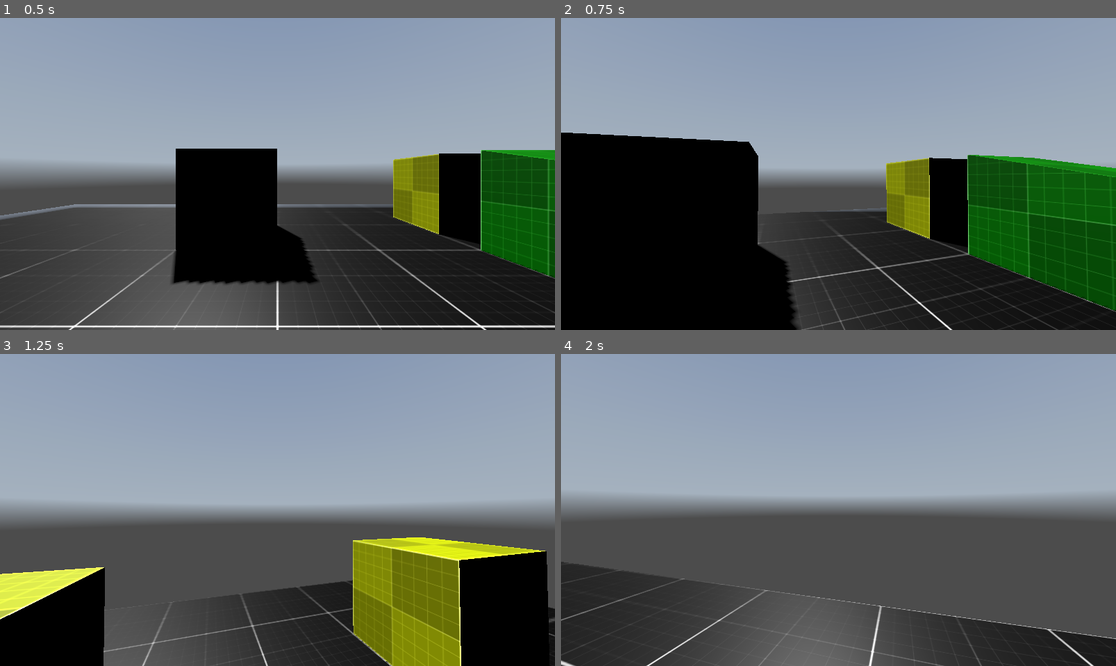
Above: before the commit, frames 1-4 (two rows, left to right).
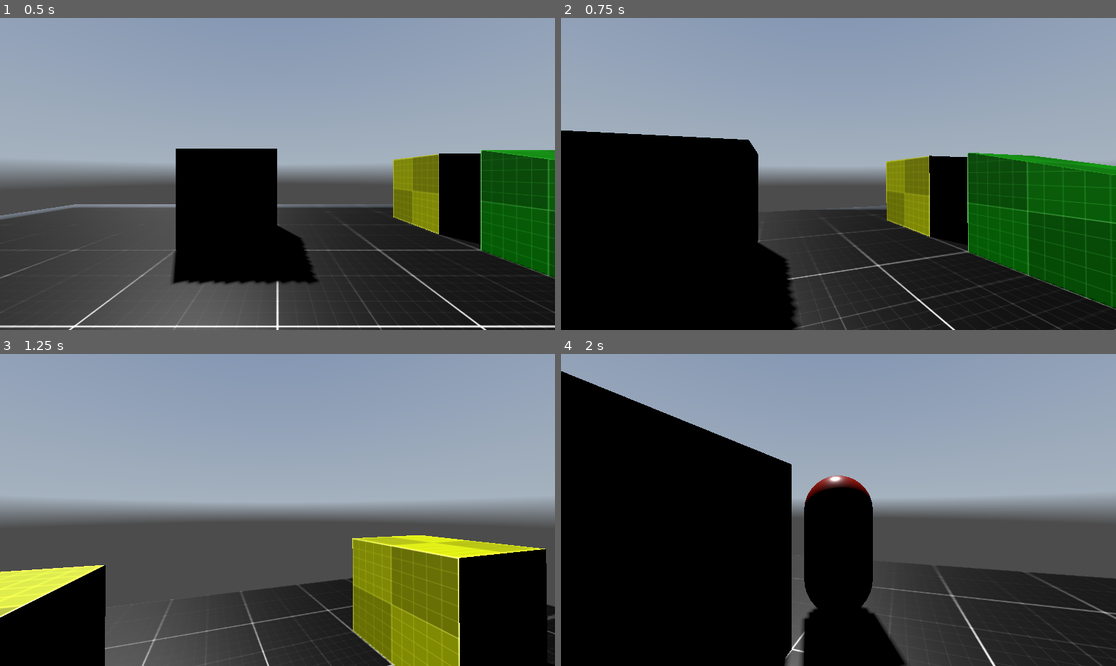
Above: after the commit, the same moments.

Repository: Ednaxx/the_fps_project
Game: Godot game, scene res://levels/level_001.tscn
Same seed, same stepped clock (60 frames per second), same inputs: the game is played once before the commit and once after it. A sky picture missing from this copy of the repository is replaced by a grey-blue gradient.
Inputs (mouse positions are in pixels of both pictures, inside the frame that each line leads up to):
- Up to frame 1 (0.5 s): no input
- Up to frame 2 (0.75 s): tap Enter at 0.5 s; move the mouse to (866, 174) at 0.52 s; hold W (move_forward) from 0.53 s (still down); tap Mouse wheel up (third_person_zoom_in, bound only after the … at 0.6 s
- Up to frame 3 (1.25 s): keep holding W (move_forward); tap Space (jump) at 0.77 s; tap Mouse wheel down (third_person_zoom_out, bound only after t… at 0.8 s
- Up to frame 4 (2 s): keep holding W (move_forward); move the mouse to (810, 510) at 1.27 s; tap Mouse wheel down (third_person_zoom_out, bound only after t… at 1.35 s; tap Space (jump) at 1.52 s; tap F (toggle_camera, bound only after the commit) at 1.55 s

Frame 1 is identical in both runs. In frame 2, 3.0% of the frame differs, in the area x 0-100%, y 36-100%; in frame 3, 2.6%; in frame 4, 47%, in the area x 0-100%, y 5-100%.

Commit message:
feat: add first/3rd person camera toggle and zoom in/out features

Diff:
--- a/controllers/player_controller.tscn
+++ b/controllers/player_controller.tscn
@@ -11,15 +11,22 @@
 [node name="CharacterBody3D" type="CharacterBody3D"]
 script = ExtResource("1_w1pnm")
 
-[node name="Camera3D" type="Camera3D" parent="."]
-transform = Transform3D(1, 0, 0, 0, 1, 0, 0, 0, 1, 0, 1.5, 0)
-
-[node name="ReflectionProbe" type="ReflectionProbe" parent="Camera3D"]
-update_mode = 1
-
 [node name="CollisionShape3D" type="CollisionShape3D" parent="."]
 transform = Transform3D(1, 0, 0, 0, 1, 0, 0, 0, 1, 0, 1, 0)
 shape = SubResource("CapsuleShape3D_358br")
 
 [node name="MeshInstance3D" type="MeshInstance3D" parent="CollisionShape3D"]
 mesh = SubResource("CapsuleMesh_8boyt")
+
+[node name="CameraPivot" type="Node3D" parent="."]
+transform = Transform3D(1, 0, 0, 0, 1, 0, 0, 0, 1, 0, 1.5, 0)
+
+[node name="FirstPersonCamera" type="Camera3D" parent="CameraPivot"]
+
+[node name="ReflectionProbe" type="ReflectionProbe" parent="CameraPivot/FirstPersonCamera"]
+update_mode = 1
+
+[node name="SpringArm3D" type="SpringArm3D" parent="CameraPivot"]
+spring_length = 3.0
+
+[node name="ThirdPersonCamera" type="Camera3D" parent="CameraPivot/SpringArm3D"]
--- a/controllers/scripts/player_controller.gd
+++ b/controllers/scripts/player_controller.gd
@@ -4,12 +4,23 @@
 @export var SPEED := 5.0
 @export var JUMP_VELOCITY := 4.5
 
-@export var X_MOUSE_SENSITIVITY := 0.3
-@export var Y_MOUSE_SENSITIVITY := 0.2
-@export var TILT_LOWER_LIMIT := -90.0
-@export var TILT_UPPER_LIMIT := 90.0
-@export var CAMERA_CONTROLLER: Camera3D
+@export var FIRST_PERSON_X_MOUSE_SENSITIVITY := 0.3
+@export var FIRST_PERSON_Y_MOUSE_SENSITIVITY := 0.2
+@export var THIRD_PERSON_X_MOUSE_SENSITIVITY := 0.3
+@export var THIRD_PERSON_Y_MOUSE_SENSITIVITY := 0.2
 
+@export var FIRST_PERSON_TILT_LIMIT := deg_to_rad(90)
+@export var THIRD_PERSON_TILT_LIMIT := deg_to_rad(60)
+
+@export var CAMERA_ZOOM_OUT_LIMIT := 20.0
+@export var CAMERA_ZOOM_IN_LIMIT := 1.0
+@export var CAMERA_ZOOM_SPEED := 10.0
+
+@export var CAMERA_PIVOT: Node3D
+@export var CAMERA_ARM: SpringArm3D
+var is_first_person := true
+
+var _target_camera_distance: float
 var _mouse_rotation: Vector3
 var _rotation_input: float
 var _tilt_input: float
@@ -17,44 +28,32 @@
 var _player_rotation: Vector3
 
 
+func _ready() -> void:
+	CAMERA_PIVOT = $CameraPivot
+	CAMERA_ARM = $CameraPivot/SpringArm3D
+	_target_camera_distance = CAMERA_ARM.spring_length
+	$CameraPivot/FirstPersonCamera.make_current()
+	Input.mouse_mode = Input.MOUSE_MODE_CAPTURED
+
 func _input(event: InputEvent) -> void:
 	if event.is_action_pressed("exit"):
 		get_tree().quit()
-
+	elif event.is_action_pressed("toggle_camera"):
+		toggle_camera()
+	elif (Input.is_action_just_pressed("third_person_zoom_in") and !is_first_person):
+		_target_camera_distance = clamp(_target_camera_distance - 1.0, CAMERA_ZOOM_IN_LIMIT, CAMERA_ZOOM_OUT_LIMIT)
+	elif (Input.is_action_just_pressed("third_person_zoom_out") and !is_first_person):
+		_target_camera_distance = clamp(_target_camera_distance + 1.0, CAMERA_ZOOM_IN_LIMIT, CAMERA_ZOOM_OUT_LIMIT)
 
 func _unhandled_input(event: InputEvent) -> void:
 	if (event is InputEventMouseMotion and Input.get_mouse_mode() == Input.MOUSE_MODE_CAPTURED):
-		_rotation_input = -event.relative.x * X_MOUSE_SENSITIVITY
-		_tilt_input = -event.relative.y * Y_MOUSE_SENSITIVITY
-
-
-func _update_camera(delta: float) -> void:
-	_mouse_rotation.x += _tilt_input * delta
-	_mouse_rotation.x = clamp(_mouse_rotation.x + _tilt_input * delta, deg_to_rad(TILT_LOWER_LIMIT), deg_to_rad(TILT_UPPER_LIMIT))
-	_mouse_rotation.y += _rotation_input * delta
-
-	_player_rotation = Vector3(0, _mouse_rotation.y, 0)
-	_camera_rotation = Vector3(_mouse_rotation.x, 0, 0)
-
-	CAMERA_CONTROLLER.transform.basis = Basis.from_euler(_camera_rotation)
-	CAMERA_CONTROLLER.rotation.z = 0.0
-
-	global_transform.basis = Basis.from_euler(_player_rotation)
-
-	_rotation_input = 0
-	_tilt_input = 0
-
-
-func _ready() -> void:
-	CAMERA_CONTROLLER = $Camera3D
-	Input.mouse_mode = Input.MOUSE_MODE_CAPTURED
-
+		handle_mouse_motion(event)
 
 func _physics_process(delta: float) -> void:
 	if not is_on_floor():
 		velocity += get_gravity() * delta
 
-	_update_camera(delta)
+	update_camera(delta)
 
 	if Input.is_action_just_pressed("jump") and is_on_floor():
 		velocity.y = JUMP_VELOCITY
@@ -73,3 +72,50 @@
 	else:
 		velocity.x = move_toward(velocity.x, 0, SPEED)
 		velocity.z = move_toward(velocity.z, 0, SPEED)
+
+func toggle_camera() -> void:
+	is_first_person = !is_first_person
+	if is_first_person:
+		$CameraPivot/FirstPersonCamera.make_current()
+		Input.mouse_mode = Input.MOUSE_MODE_CAPTURED
+	else:
+		$CameraPivot/SpringArm3D/ThirdPersonCamera.make_current()
+		CAMERA_PIVOT.rotation_degrees.x = 0.0
+		CAMERA_PIVOT.rotation_degrees.y = 0.0
+		CAMERA_PIVOT.rotation_degrees.z = 0.0
+
+func handle_mouse_motion(event: InputEventMouseMotion) -> void:
+	if is_first_person:
+		_rotation_input = event.relative.x * FIRST_PERSON_X_MOUSE_SENSITIVITY
+		_tilt_input = -event.relative.y * FIRST_PERSON_Y_MOUSE_SENSITIVITY
+	else:
+		_rotation_input = event.relative.x * THIRD_PERSON_X_MOUSE_SENSITIVITY
+		_tilt_input = -event.relative.y * THIRD_PERSON_Y_MOUSE_SENSITIVITY
+
+func update_camera(delta: float) -> void:
+	if !is_first_person:
+		CAMERA_ARM.spring_length = lerp(CAMERA_ARM.spring_length, _target_camera_distance, CAMERA_ZOOM_SPEED * delta)
+
+	_mouse_rotation.x += _tilt_input * delta
+
+	if is_first_person:
+		_mouse_rotation.x = clamp(_mouse_rotation.x, -FIRST_PERSON_TILT_LIMIT, FIRST_PERSON_TILT_LIMIT)
+	else:
+		_mouse_rotation.x = clamp(_mouse_rotation.x, -THIRD_PERSON_TILT_LIMIT, THIRD_PERSON_TILT_LIMIT)
+
+	_mouse_rotation.y -= _rotation_input * delta
+
+	_player_rotation = Vector3(0, _mouse_rotation.y, 0)
+	_camera_rotation = Vector3(_mouse_rotation.x, 0, 0)
+
+	if is_first_person:
+		CAMERA_PIVOT.transform.basis = Basis.from_euler(_camera_rotation)
+		CAMERA_PIVOT.rotation.z = 0.0
+	else:
+		CAMERA_PIVOT.transform.basis = Basis.from_euler(_camera_rotation)
+		CAMERA_PIVOT.rotation.z = 0.0
+
+	global_transform.basis = Basis.from_euler(_player_rotation)
+
+	_rotation_input = 0
+	_tilt_input = 0
--- a/materials/grid.tres
+++ b/materials/grid.tres
@@ -64,9 +64,11 @@
 render_priority = 0
 shader = SubResource("Shader_cwof1")
 shader_parameter/albedo = Color(0, 0, 0, 1)
+shader_parameter/texture_albedo = ExtResource("1_57ppx")
 shader_parameter/point_size = 1.0
 shader_parameter/roughness = 0.5
-shader_parameter/metallic_texture_channel = null
+shader_parameter/metallic_texture_channel = Vector4(0, 0, 0, 0)
+shader_parameter/texture_roughness = ExtResource("1_57ppx")
 shader_parameter/specular = 0.5
 shader_parameter/metallic = 0.0
 shader_parameter/uv1_blend_sharpness = 1.0
@@ -74,5 +76,3 @@
 shader_parameter/uv1_offset = Vector3(0, 0, 0)
 shader_parameter/uv2_scale = Vector3(1, 1, 1)
 shader_parameter/uv2_offset = Vector3(0, 0, 0)
-shader_parameter/texture_albedo = ExtResource("1_57ppx")
-shader_parameter/texture_roughness = ExtResource("1_57ppx")
--- a/project.godot
+++ b/project.godot
@@ -51,6 +51,23 @@
 "events": [Object(InputEventKey,"resource_local_to_scene":false,"resource_name":"","device":-1,"window_id":0,"alt_press …(195 unchanged characters)…
 ]
 }
+toggle_camera={
+"deadzone": 0.2,
+"events": [Object(InputEventKey,"resource_local_to_scene":false,"resource_name":"","device":-1,"window_id":0,"alt_pressed":false,"shift_pressed":false,"ctrl_pressed":false,"meta_pressed":false,"pressed":false,"keycode":0,"physical_keycode":70,"key_label":0,"unicode":102,"location":0,"echo":false,"script":null)
+]
+}
+third_person_zoom_in={
+"deadzone": 0.2,
+"events": [Object(InputEventMouseButton,"resource_local_to_scene":false,"resource_name":"","device":-1,"window_id":0,"alt_pressed":false,"shift_pressed":false,"ctrl_pressed":false,"meta_pressed":false,"button_mask":0,"position":Vector2(0, 0),"global_position":Vector2(0, 0),"factor":1.0,"button_index":4,"canceled":false,"pressed":false,"double_click":false,"script":null)
+, Object(InputEventKey,"resource_local_to_scene":false,"resource_name":"","device":-1,"window_id":0,"alt_pressed":false,"shift_pressed":false,"ctrl_pressed":false,"meta_pressed":false,"pressed":false,"keycode":0,"physical_keycode":61,"key_label":0,"unicode":61,"location":0,"echo":false,"script":null)
+]
+}
+third_person_zoom_out={
+"deadzone": 0.2,
+"events": [Object(InputEventMouseButton,"resource_local_to_scene":false,"resource_name":"","device":-1,"window_id":0,"alt_pressed":false,"shift_pressed":false,"ctrl_pressed":false,"meta_pressed":false,"button_mask":0,"position":Vector2(0, 0),"global_position":Vector2(0, 0),"factor":1.0,"button_index":5,"canceled":false,"pressed":false,"double_click":false,"script":null)
+, Object(InputEventKey,"resource_local_to_scene":false,"resource_name":"","device":-1,"window_id":0,"alt_pressed":false,"shift_pressed":false,"ctrl_pressed":false,"meta_pressed":false,"pressed":false,"keycode":0,"physical_keycode":45,"key_label":0,"unicode":45,"location":0,"echo":false,"script":null)
+]
+}
 
 [rendering]
 
